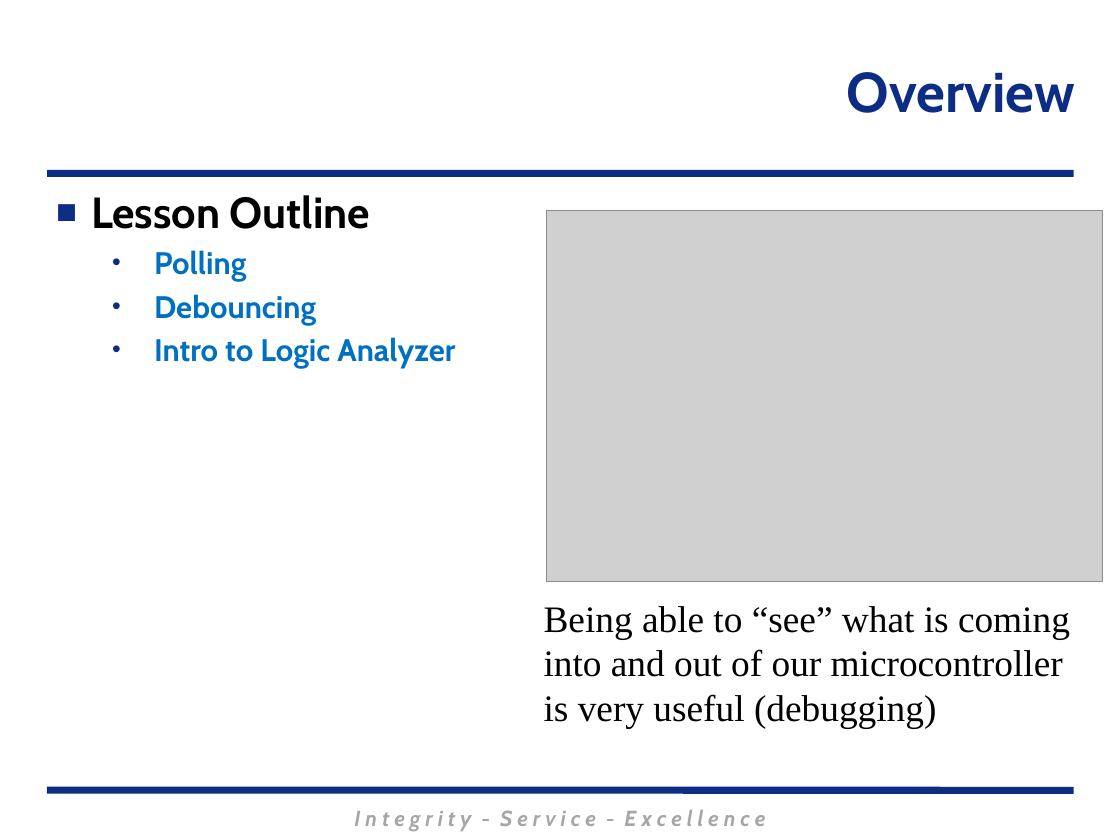
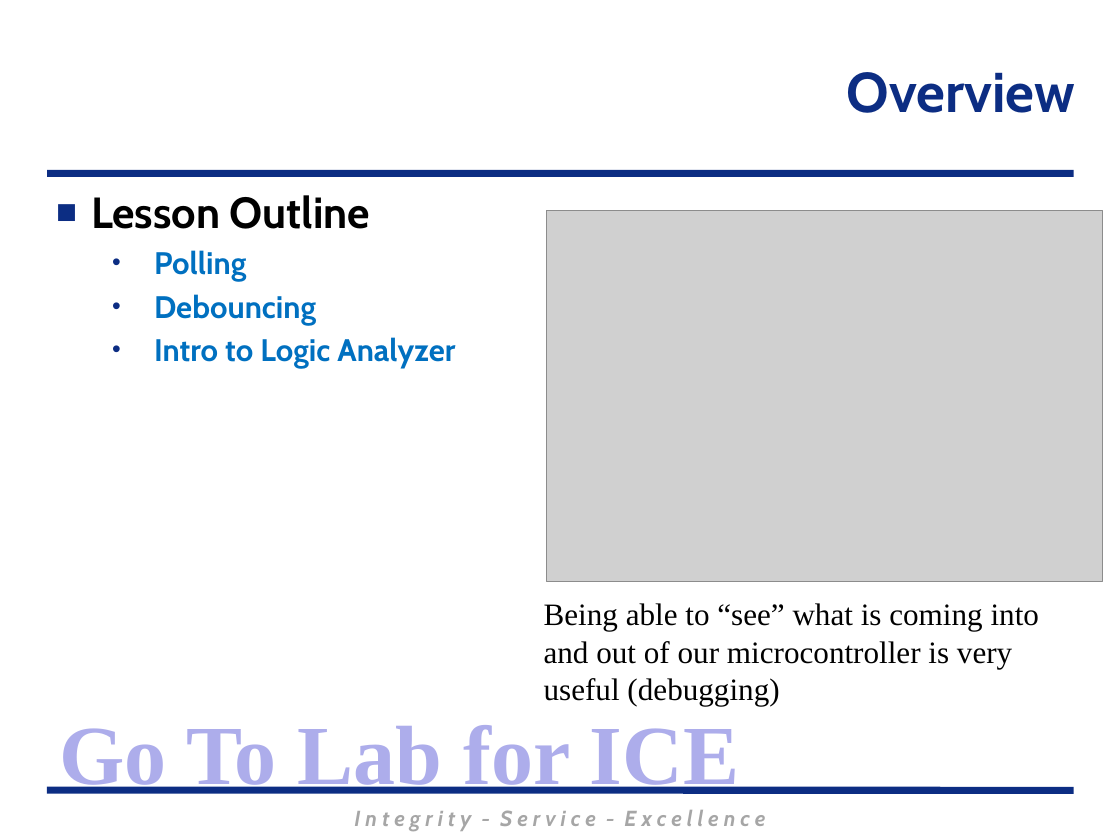
Before and after one commit to MarsUniversity/ECE382, a slide deck: slide 2 of source/lessons/lsn14-15/Lsn14-15.pptx. Drawn at 1120x840 pixels with LibreOffice and Linux fonts; fonts in the diff are those of the drawing; grey boxes stand for pictures; background and template pictures are left out. Boxes give left, top, right and bottom in pixels: in the first picture for what was removed or moved away, otherwise in the second. Text is boxed around its words. In the diff, an @@ line names an element or a change of style, - is before the commit and + after.

```diff
--- a/source/lessons/lsn14-15/Lsn14-15.pptx
+++ b/source/lessons/lsn14-15/Lsn14-15.pptx
@@ text "Being able to “see” what ..." at (x1=544, y1=603, x2=1039, y2=706): size 24 to 20 pt; less space between paragraphs @@
@@ text added at (x1=59, y1=725, x2=739, y2=794), 54 pt, text #ADADEB, bold @@
+Go To Lab for ICE
```
Also in this commit, not shown: 1 slide added, 3 other files.
